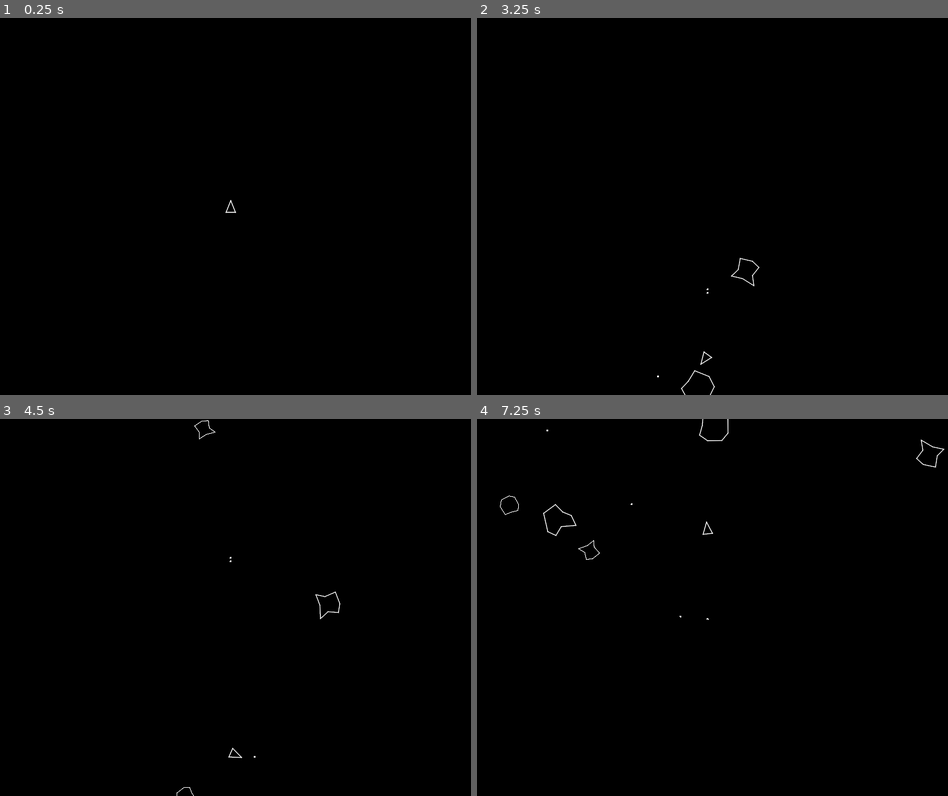
Above: before the commit, frames 1-4 (two rows, left to right).
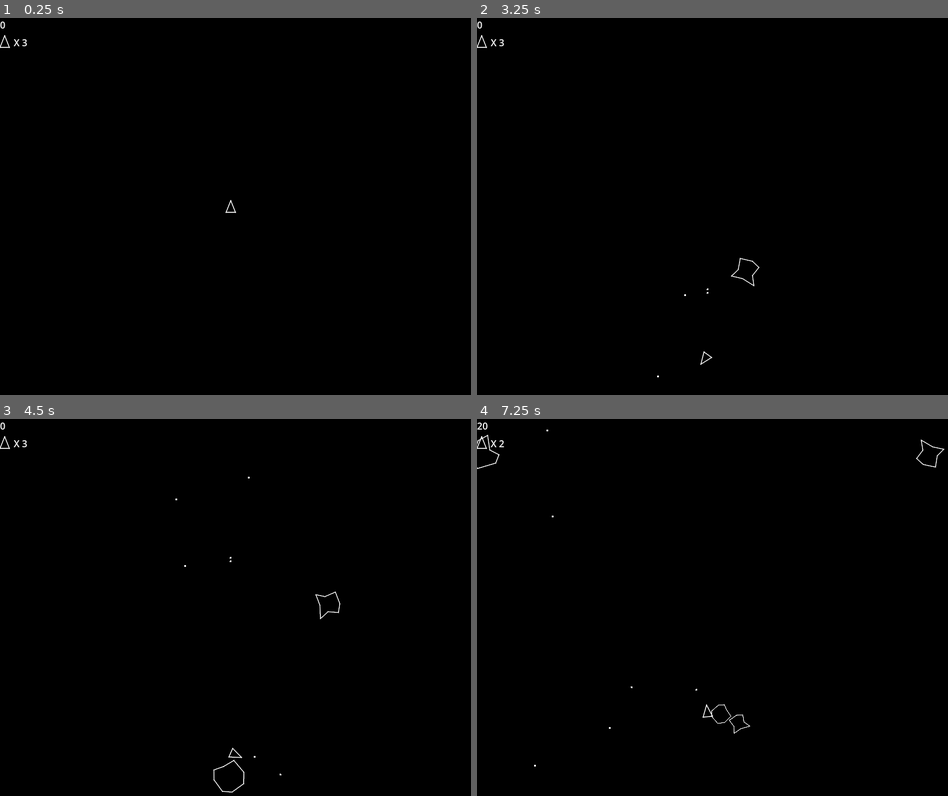
Above: after the commit, the same moments.

Repository: edudf90/asteroids-godot
Game: Godot game, scene res://game/game.tscn
Two runs of this game, one before a commit and one after it. Both use one fixed random seed, a clock stepped at 60 frames per second and the inputs below.
Inputs:
- Up to frame 1 (0.25 s): no input
- Up to frame 2 (3.25 s): tap Enter (ui_accept) at 0.5, 0.6, 0.77, 1.07, 1.35, 1.52, 1.82, 2.1, 2.85, 3.02 s; hold Up (ui_up) 0.53-2.03 s; hold Left (ui_left) from 2.03 s (still down)
- Up to frame 3 (4.5 s): tap Enter (ui_accept) at 3.32, 3.6, 3.77, 4.07, 4.35 s; release Left (ui_left) at 4.28 s; hold Right (ui_right) from 4.28 s (still down)
- Up to frame 4 (7.25 s): tap Enter (ui_accept) at 4.52, 4.82, 5.1, 5.85, 6.02, 6.32, 6.6, 6.77, 7.07 s; release Right (ui_right) at 5.03 s; hold Up (ui_up) 5.03-5.78 s; hold Right (ui_right) from 5.78 s (still down)

The runs differ from the first frame. In frame 1, less than 0.1% of the frame differs, in the area x 0-6%, y 0-8%; in frame 2, 0.1%; in frame 3, 0.2%; in frame 4, 0.4%, in the area x 0-58%, y 0-93%.

Commit message:
Handle collision between the player and asteroids. Add score and lives mechanics.

Diff:
--- a/asteroid/asteroid.gd
+++ b/asteroid/asteroid.gd
@@ -24,6 +24,12 @@
 	SMALL: 0.45,
 	MEDIUM: 0.75,
 	LARGE: 1.0
+}
+
+const POINTS_AWARDED = {
+	SMALL: 100,
+	MEDIUM: 50,
+	LARGE: 20
 }
 
 const MAX_SPEED = 100.0
@@ -86,6 +92,7 @@
 	$PolygonCollisionArea/AsteroidPolygon.set_deferred("polygon", PackedVector2Array(SHAPES[shape]))
 	$PolygonCenterArea.add_to_group("moving_body")
 	$PolygonCollisionArea.connect("area_entered", on_polygon_collision_area_entered)
+	$PolygonCollisionArea.add_to_group("asteroid")
 
 # Called every frame. 'delta' is the elapsed time since the previous frame.
 func _physics_process(delta):
--- a/game/asteroid_generator.gd
+++ b/game/asteroid_manager.gd
@@ -1,4 +1,4 @@
-class_name AsteroidGenerator
+class_name AsteroidManager
 extends Node
 
 const MAX_ASTEROIDS = 32
@@ -8,6 +8,8 @@
 var spawn_cooldown : Timer
 var asteroids : Array
 var dead_asteroids : Array
+
+signal asteroid_destroyed
 
 # Called when the node enters the scene tree for the first time.
 func _ready():
@@ -26,7 +28,7 @@
 		spawn_cooldown.start(5.)
 		return
 	set_asteroid(asteroid, asteroid_size, null)
-	spawn_cooldown.start(2.)
+	spawn_cooldown.start(3.)
 
 func decide_new_asteroid_size(asteroid : Asteroid):
 	var asteroid_size = 0
@@ -42,10 +44,11 @@
 
 func despawn_asteroid(asteroid : Asteroid):
 	var original_position = asteroid.position
+	asteroid_destroyed.emit(asteroid)
 	asteroid.remove()
 	dead_asteroids.push_back(asteroid)
 	current_sum_asteroid_levels -= asteroid.size
-	if asteroid.size != asteroid.SMALL:
+	if asteroid.size > asteroid.SMALL:
 		var child1 = get_asteroid_instance()
 		if child1 == null:
 			return
@@ -65,11 +68,12 @@
 	return null
 
 func set_asteroid(asteroid : Asteroid, size : int, spawn_position):
-	current_sum_asteroid_levels += size
-	asteroid.reset(size, spawn_position)
-	if asteroids.size() < MAX_ASTEROIDS:
-		asteroids.push_back(asteroid)
-		call_deferred("add_child", asteroid)
+	if size == asteroid.SMALL || size == asteroid.MEDIUM || size == asteroid.LARGE:
+		current_sum_asteroid_levels += size
+		asteroid.reset(size, spawn_position)
+		if asteroids.size() < MAX_ASTEROIDS:
+			asteroids.push_back(asteroid)
+			call_deferred("add_child", asteroid)
 
 # Called every frame. 'delta' is the elapsed time since the previous frame.
 func _process(delta):
--- a/game/game.gd
+++ b/game/game.gd
@@ -4,8 +4,13 @@
 # Called when the node enters the scene tree for the first time.
 func _ready():
 	add_to_group("game")
+	$Lives.connect("no_lives_left", end_game)
+	$AsteroidManager.connect("asteroid_destroyed", $Score.score_from_asteroid)
+	$Player.connect("player_died", $Lives.decrement)
 	pass # Replace with function body.
 
+func end_game():
+	print("game over")
 
 # Called every frame. 'delta' is the elapsed time since the previous frame.
 func _process(delta):
--- a/game/game.tscn
+++ b/game/game.tscn
@@ -1,9 +1,11 @@
-[gd_scene load_steps=5 format=3 uid="uid://byby8gbh35t18"]
+[gd_scene load_steps=7 format=3 uid="uid://bkinayinksjji"]
 
 [ext_resource type="PackedScene" uid="uid://vg05ae1ggjve" path="res://player/player.tscn" id="1_6kgle"]
 [ext_resource type="Script" path="res://game/game.gd" id="1_j7e5u"]
 [ext_resource type="PackedScene" uid="uid://33mwd7rm8urm" path="res://border/border.tscn" id="2_pa0pc"]
-[ext_resource type="Script" path="res://game/asteroid_generator.gd" id="3_rtf3r"]
+[ext_resource type="Script" path="res://game/asteroid_manager.gd" id="4_vty1f"]
+[ext_resource type="PackedScene" uid="uid://bwbm55atltra5" path="res://lives/lives.tscn" id="5_dwgct"]
+[ext_resource type="PackedScene" uid="uid://evhakflkdrsm" path="res://score/score.tscn" id="6_etf0o"]
 
 [node name="Game" type="Node2D"]
 script = ExtResource("1_j7e5u")
@@ -46,5 +48,10 @@
 rec_width = 800.0
 rec_height = 20.0
 
-[node name="AsteroidGenerator" type="Node" parent="."]
-script = ExtResource("3_rtf3r")
+[node name="AsteroidManager" type="Node" parent="."]
+script = ExtResource("4_vty1f")
+
+[node name="Lives" parent="." instance=ExtResource("5_dwgct")]
+position = Vector2(0, 30)
+
+[node name="Score" parent="." instance=ExtResource("6_etf0o")]
--- /dev/null
+++ b/lives/lives.gd
@@ -0,0 +1,28 @@
+extends Node2D
+
+const STARTING_LIVES = 3
+
+var lives
+
+signal no_lives_left
+
+func _ready():
+	reset()
+
+func reset():
+	lives = STARTING_LIVES
+	refresh_label()
+
+func increment():
+	lives += 1
+	refresh_label()
+
+func decrement():
+	if lives == 0:
+		no_lives_left.emit()
+	else:
+		lives -= 1
+		refresh_label()
+
+func refresh_label():
+	$Label.text = " X " + str(lives)
--- /dev/null
+++ b/lives/lives.tscn
@@ -0,0 +1,20 @@
+[gd_scene load_steps=3 format=3 uid="uid://bwbm55atltra5"]
+
+[ext_resource type="Script" path="res://lives/lives.gd" id="1_032yn"]
+[ext_resource type="Script" path="res://lives/lives_polygon.gd" id="2_dj2ka"]
+
+[node name="Lives" type="Node2D"]
+script = ExtResource("1_032yn")
+metadata/_edit_group_ = true
+
+[node name="Label" type="Label" parent="."]
+offset_left = 19.0
+offset_right = 59.0
+offset_bottom = 23.0
+metadata/_edit_use_anchors_ = true
+
+[node name="Polygon2D" type="Polygon2D" parent="."]
+color = Color(1, 1, 1, 0)
+invert_border = 2.0
+polygon = PackedVector2Array(8, 0, 16, 20, 0, 20)
+script = ExtResource("2_dj2ka")
--- /dev/null
+++ b/lives/lives_polygon.gd
@@ -0,0 +1,11 @@
+extends Polygon2D
+
+
+func _draw():
+	for index in range(polygon.size()):
+		var source_vertex = polygon[index]
+		var next_index = index + 1
+		if index == polygon.size() - 1:
+			next_index = 0
+		var destination_vertex = polygon[next_index]
+		draw_line(source_vertex, destination_vertex, Color.WHITE, -1.0, true)
--- a/player/player.gd
+++ b/player/player.gd
@@ -5,7 +5,10 @@
 const DECAY = 2.0
 const MAX_SHOTS = 30
 const SHOT_VELOCITY = Vector2(0., - 180.)
-
+const SHOOTING_COOLDOWN = .25
+const OFFSCREEN_POSITION = Vector2(-200., -200.)
+const INITIAL_POSITION = Vector2(392., 330.)
+const INITIAL_VELOCITY = Vector2(0., 0.)
 
 var flight_rotation : float
 var velocity : Vector2
@@ -14,12 +17,22 @@
 var shots : Array = Array()
 var shot_resource = preload("res://shot/shot.tscn")
 var shooting_cooldown_over = true
+var respawn_timer : Timer
+var invincibility_timer : Timer
+
+signal player_died
 
 # Called when the node enters the scene tree for the first time.
 func _ready():
 	$Area2D.add_to_group("moving_body")
+	$Area2D.connect("area_entered", handle_collision)
 	player_alive = true
-
+	respawn_timer = Timer.new()
+	add_child(respawn_timer)
+	respawn_timer.connect("timeout", respawn)
+	invincibility_timer = Timer.new()
+	add_child(invincibility_timer)
+	invincibility_timer.connect("timeout", end_invincibility)
 
 # Called every frame. 'delta' is the elapsed time since the previous frame.
 func _physics_process(delta):
@@ -53,9 +66,33 @@
 		shot.reset(shot_velocity, shot_position)
 		shots.push_back(shot)
 		shooting_cooldown_over = false
-		$ShootingCooldown.start(0.5)
-
+		$ShootingCooldown.start(SHOOTING_COOLDOWN)
 
 func _on_shooting_cooldown_timeout():
 	$ShootingCooldown.stop()
 	shooting_cooldown_over = true
+
+func handle_collision(area : Area2D):
+	if area.is_in_group("asteroid"):
+		player_alive = false
+		$Area2D.set_deferred("monitorable", false)
+		$Area2D.set_deferred("monitoring", false)
+		remove()
+		player_died.emit()
+		respawn_timer.start(1.0)
+
+func remove():
+	velocity = INITIAL_VELOCITY
+	position = OFFSCREEN_POSITION
+
+func respawn():
+	respawn_timer.stop()
+	velocity = INITIAL_VELOCITY
+	position = INITIAL_POSITION
+	$Area2D.set_deferred("monitorable", true)
+	player_alive = true
+	invincibility_timer.start(0.75)
+
+func end_invincibility():
+	invincibility_timer.stop()
+	$Area2D.set_deferred("monitoring", true)
--- /dev/null
+++ b/score/score.gd
@@ -0,0 +1,21 @@
+extends Node2D
+
+var score : int
+
+# Called when the node enters the scene tree for the first time.
+func _ready():
+	reset()
+
+func reset():
+	score = 0
+	refresh_label()
+
+func increment(value_to_increment : int):
+	score += value_to_increment
+	refresh_label()
+
+func refresh_label():
+	$Label.text = str(score)
+
+func score_from_asteroid(asteroid : Asteroid):
+	increment(asteroid.POINTS_AWARDED[asteroid.size])
--- /dev/null
+++ b/score/score.tscn
@@ -0,0 +1,10 @@
+[gd_scene load_steps=2 format=3 uid="uid://evhakflkdrsm"]
+
+[ext_resource type="Script" path="res://score/score.gd" id="1_cebmi"]
+
+[node name="Score" type="Node2D"]
+script = ExtResource("1_cebmi")
+
+[node name="Label" type="Label" parent="."]
+offset_right = 40.0
+offset_bottom = 23.0
